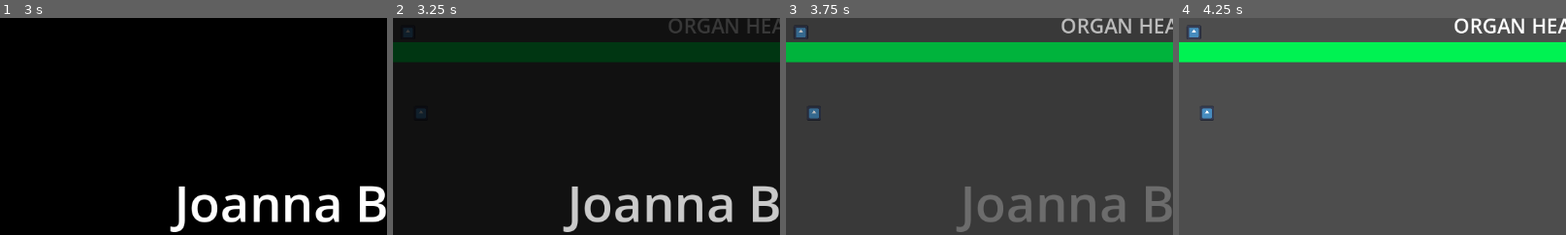
Above: before the commit, frames 1-4 (left to right).
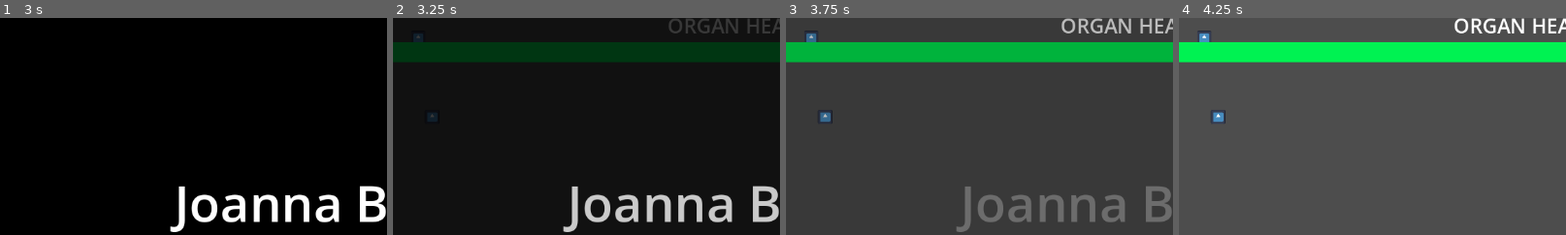
Above: after the commit, the same moments.

Repository: bgalerani94/godot-wild-jam-83
Game: Godot game, scene res://Prototypes/Scenes/Biga_enemy_follow_player.tscn
The game is run twice, just before and just after one commit, with the same random seed, the same clock (stepped at 60 frames per second) and the same inputs. The engine's default icon, where the game draws it, is replaced by a stand-in: a white triangle on a blue panel in a dark square.
Inputs (mouse positions are % of the whole screen's width and height, from its top left):
- Up to frame 1 (3 s): tap Enter (ui_accept) at 0.5, 0.77, 1.25, 1.52, 2, 2.75 s; move the mouse to (72, 45) at 0.52 s; press the mouse at (72, 45) at 0.53 s; hold D (move_right) 0.53-1.28 s; move the mouse to (30, 55) at 1.27 s; release the mouse at (30, 55) at 1.28 s; hold S (move_down) 1.28-2.03 s; click (30, 55) at 1.35 s; move the mouse to (60, 28) at 2.02 s; press the mouse at (60, 28) at 2.03 s; hold D (move_right) 2.03-2.78 s; move the mouse to (45, 70) at 2.77 s; release the mouse at (45, 70) at 2.78 s; hold W (move_up) from 2.78 s (still down); click (45, 70) at 2.85 s
- Up to frame 2 (3.25 s): keep holding W (move_up); tap Enter (ui_accept) at 3.02 s
- Up to frame 3 (3.75 s): move the mouse to (80, 65) at 3.52 s; release W (move_up) at 3.53 s; press the mouse at (80, 65) at 3.53 s; hold A (move_left) from 3.53 s (still down)
- Up to frame 4 (4.25 s): keep holding A (move_left); tap Enter (ui_accept) at 3.77 s
The pictures show only the part of the screen within x 5-54%, y 3-53%; the shares and areas given below are measured in that part.

Frame 1 is identical in both runs. In frame 2, 0.4% of the frame differs, in the area x 2-12%, y 4-48%; in frame 3, 0.5%; in frame 4, 0.6%, in the area x 2-13%, y 3-49%.

Commit message:
Player hitbox
player no longer kills itself

Diff:
--- a/Player/Scripts/player_movement.gd
+++ b/Player/Scripts/player_movement.gd
@@ -13,7 +13,10 @@
 	look_at(get_global_mouse_position())
 
 func _on_area_2d_body_entered(body: Node2D) -> void:
-	queue_free()
+	if body.is_in_group("Player"):
+		pass
+	else:
+		queue_free()
 
 	if velocity != Vector2.ZERO:
 		if !was_moving:
